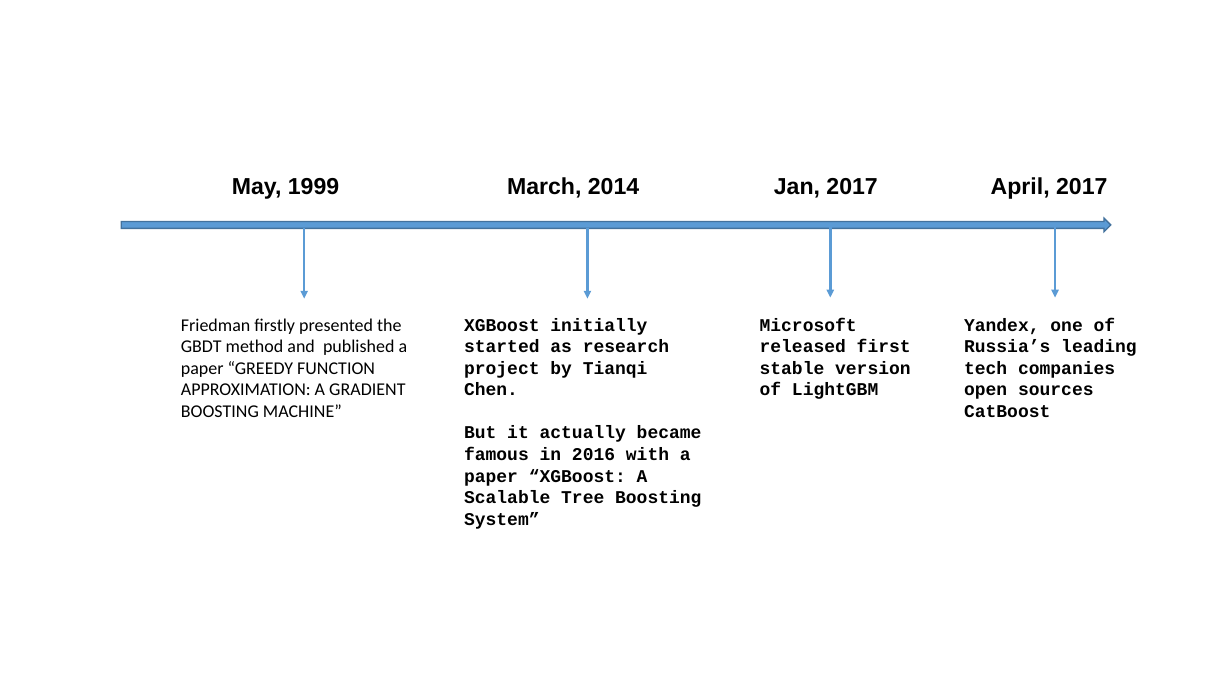
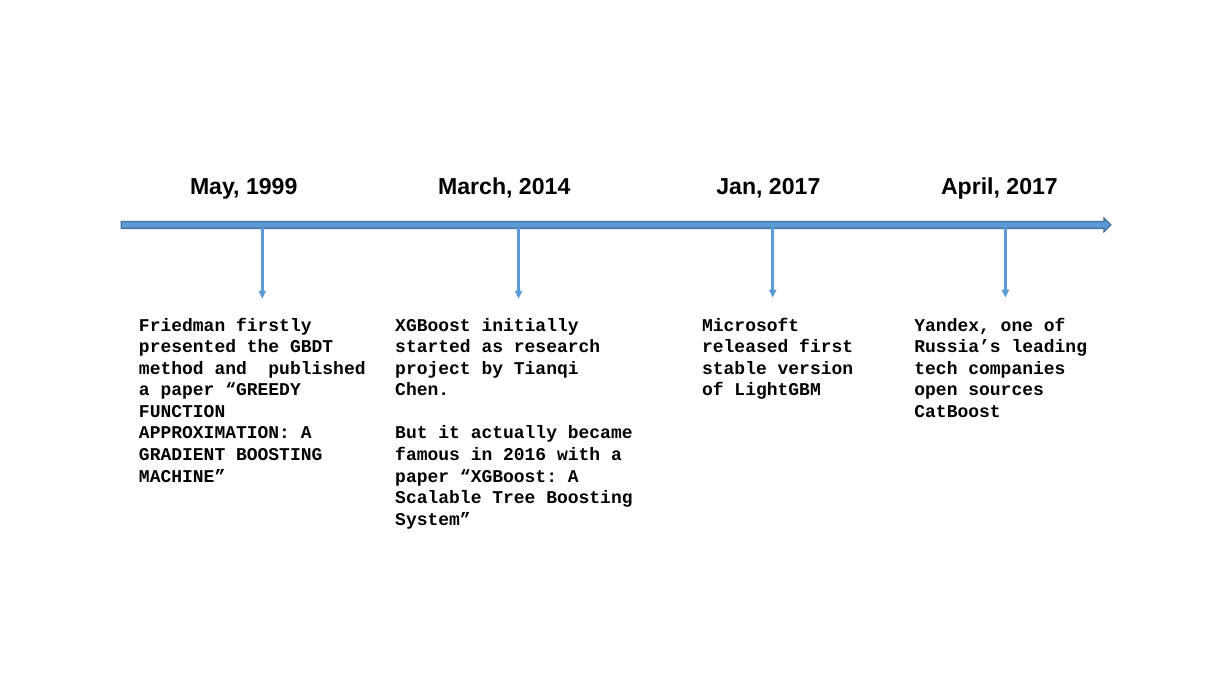
Before and after one commit to nijiazhi/nijiazhi.github.io, a slide deck: slide 1 of assets/images/blog/all_pics.pptx. Drawn at 1232x693 pixels with LibreOffice and Linux fonts; fonts in the diff are those of the drawing. Boxes give left, top, right and bottom in pixels: in the first picture for what was removed or moved away, otherwise in the second. Text is boxed around its words. In the diff, an @@ line names an element or a change of style, - is before the commit and + after.

Commit message:
light done

```diff
--- a/assets/images/blog/all_pics.pptx
+++ b/assets/images/blog/all_pics.pptx
@@ text "Jan, 2017": place and size @@
-text "Jan, 2017" at <box>774,178,877,198</box>
+text "Jan, 2017" at <box>716,178,820,198</box>
@@ 2 texts, 1 arrow: place and size @@
-2 texts, 1 arrow at <box>181,178,408,417</box>
+2 texts, 1 arrow at <box>139,178,365,482</box>
@@ 2 texts, 1 arrow: place and size @@
-2 texts, 1 arrow at <box>464,177,702,507</box>
+2 texts, 1 arrow at <box>395,177,633,507</box>
@@ arrow moved from (831, 227) - (831, 298) to (773, 227) - (773, 298) @@
@@ 2 texts, 1 arrow: place and size @@
-2 texts, 1 arrow at <box>964,177,1137,417</box>
+2 texts, 1 arrow at <box>914,177,1088,417</box>
@@ text "Friedman firstly presented the GBDT ..." at <box>139,318,365,482</box>: font Calibri to Courier New, bold on @@
@@ text "Microsoft released first stable version ...": place and size @@
-text "Microsoft released first stable version ..." at <box>760,318,911,399</box>
+text "Microsoft released first stable version ..." at <box>702,318,854,399</box>
```
Also in this commit, not shown: 12 other files.
